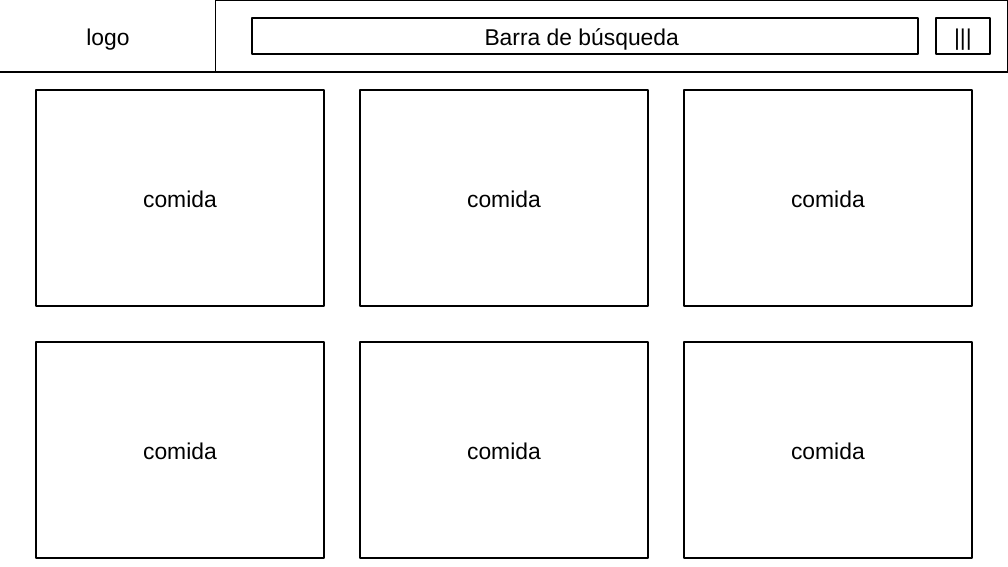
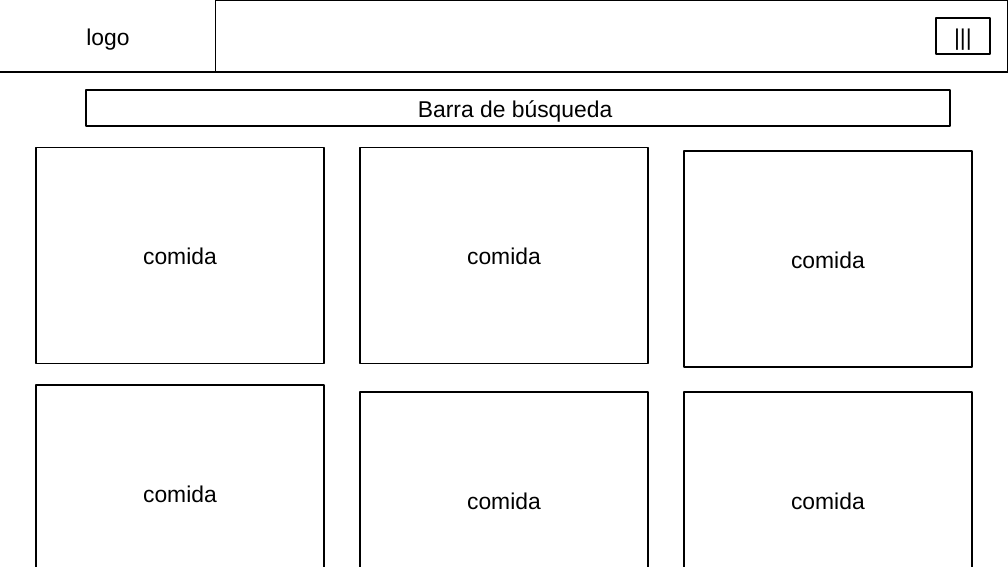
Before and after one commit to LuzMir11/KGuisadoCompradores, a slide deck: slide 2 of disenio/interface.odp. Drawn at 1008x567 pixels with LibreOffice and Linux fonts; fonts in the diff are those of the drawing. Boxes give left, top, right and bottom in pixels: in the first picture for what was removed or moved away, otherwise in the second. Text is boxed around its words. In the diff, an @@ line names an element or a change of style, - is before the commit and + after.

```diff
--- a/disenio/interface.odp
+++ b/disenio/interface.odp
@@ rectangle "Barra de búsqueda": place and size @@
-rectangle "Barra de búsqueda" at (252,18,918,54)
+rectangle "Barra de búsqueda" at (86,90,950,125)
@@ rectangle "comida": place and size @@
-rectangle "comida" at (36,90,324,306)
+rectangle "comida" at (36,147,324,363)
@@ rectangle "comida": place and size @@
-rectangle "comida" at (360,90,649,306)
+rectangle "comida" at (360,147,649,363)
@@ rectangle "comida": place and size @@
-rectangle "comida" at (684,90,972,306)
+rectangle "comida" at (684,151,972,367)
@@ rectangle "comida": place and size @@
-rectangle "comida" at (36,342,324,558)
+rectangle "comida" at (36,385,324,567)
@@ rectangle "comida": place and size @@
-rectangle "comida" at (360,342,649,558)
+rectangle "comida" at (360,392,649,567)
@@ rectangle "comida": place and size @@
-rectangle "comida" at (684,342,972,558)
+rectangle "comida" at (684,392,972,567)
```
Also in this commit, not shown: 1 other file.
